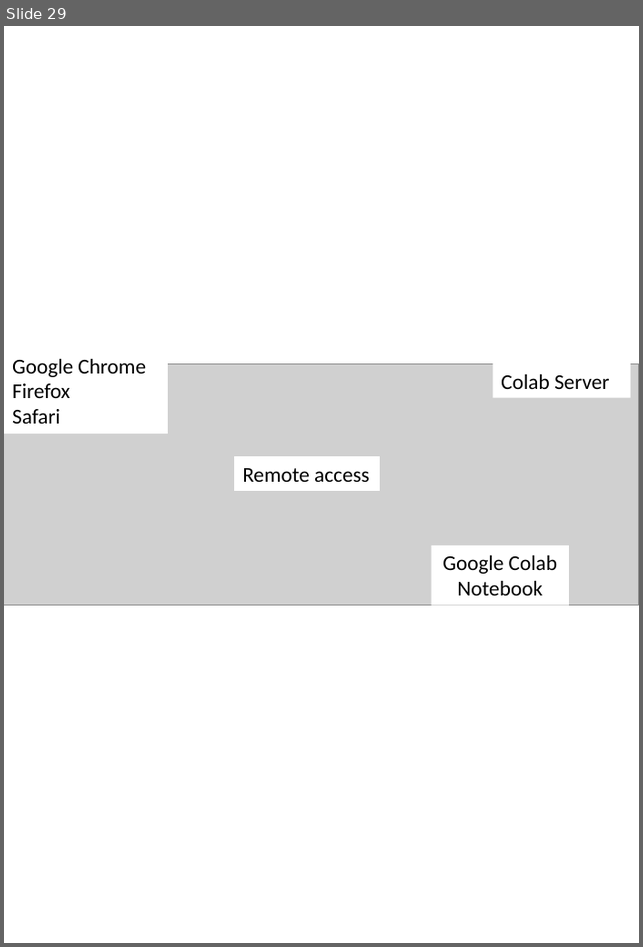
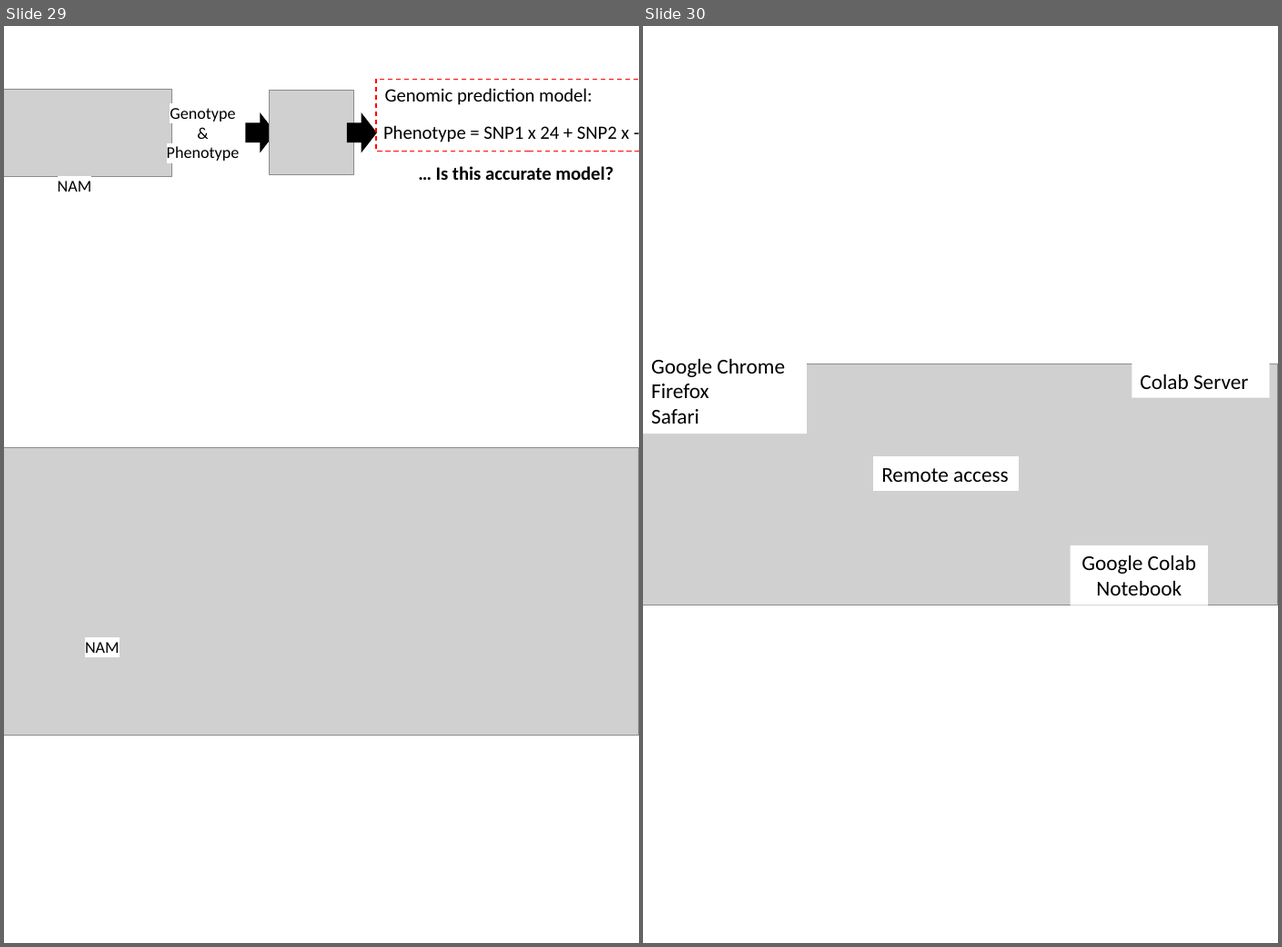
Before and after one commit to slt666666/FAO_lecture, a slide deck: FAO_2024/mutmapqtlseq.pptx. Shown side by side, each under a label of ours: slide 29 before the commit, slides 29 and 30 after it. The pictures are 643x947 and 1282x947 pixels, drawn with LibreOffice and Linux fonts; fonts in the diff are those of the drawing; grey boxes stand for pictures. Boxes give left, top, right and bottom in pixels: in the first picture for what was removed or moved away, otherwise in the second. Text is boxed around its words. In the diff, an @@ line names an element or a change of style, - is before the commit and + after.

```diff
--- a/FAO_2024/mutmapqtlseq.pptx
+++ b/FAO_2024/mutmapqtlseq.pptx
@@ slide 29 added at bbox=[4, 26, 639, 943], background #FFFFFF @@
@@ rectangle added at bbox=[376, 80, 639, 152], outline #FF0000 1 pt dashed @@
@@ picture added at bbox=[4, 89, 171, 177] @@
@@ picture added at bbox=[269, 91, 353, 175] @@
@@ text added at bbox=[385, 88, 593, 105], 16 pt, text #000000 @@
+Genomic prediction model:
@@ text added at bbox=[167, 108, 240, 161], 14 pt, text #000000 @@
+Genotype
+&
+Phenotype
@@ right arrow added at bbox=[246, 114, 275, 152], fill #000000, outline #000000 1 pt @@
@@ right arrow added at bbox=[348, 114, 376, 152], fill #000000, outline #000000 1 pt @@
@@ text added at bbox=[383, 125, 629, 142], 16 pt, text #000000 @@
+Phenotype = SNP1 x 24 + SNP2 x -16…
@@ text added at bbox=[58, 181, 92, 192], 14 pt, text #000000 @@
+NAM
@@ text added at bbox=[436, 166, 614, 180], 16 pt, text #000000, bold @@
+… Is this accurate model?
@@ picture added at bbox=[4, 447, 639, 736] @@
@@ text added at bbox=[85, 642, 120, 653], 14 pt, text #000000 @@
+NAM
@@ what was slide 29 is now slide 30 @@
```
Also in this commit, not shown: 2 other files.
